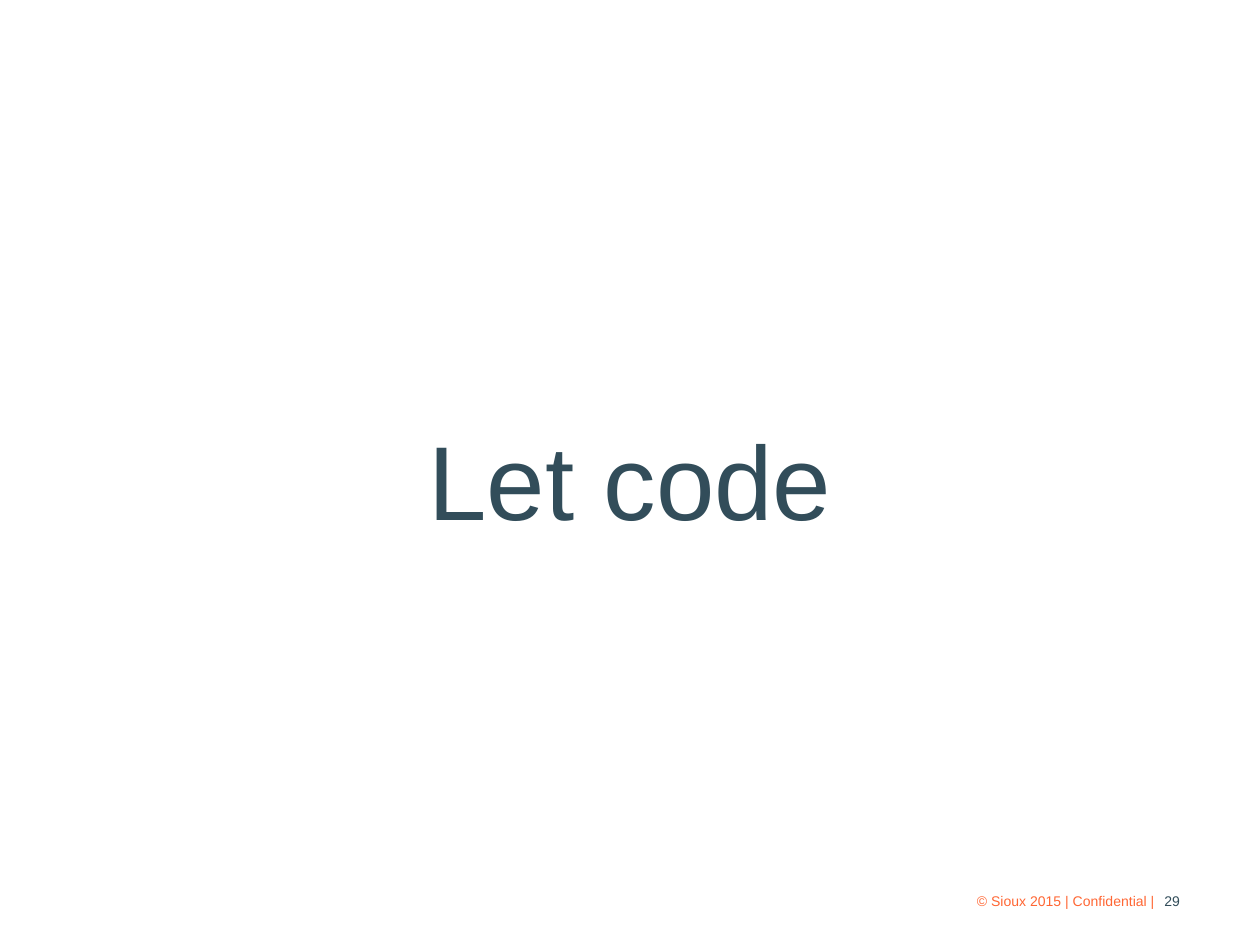
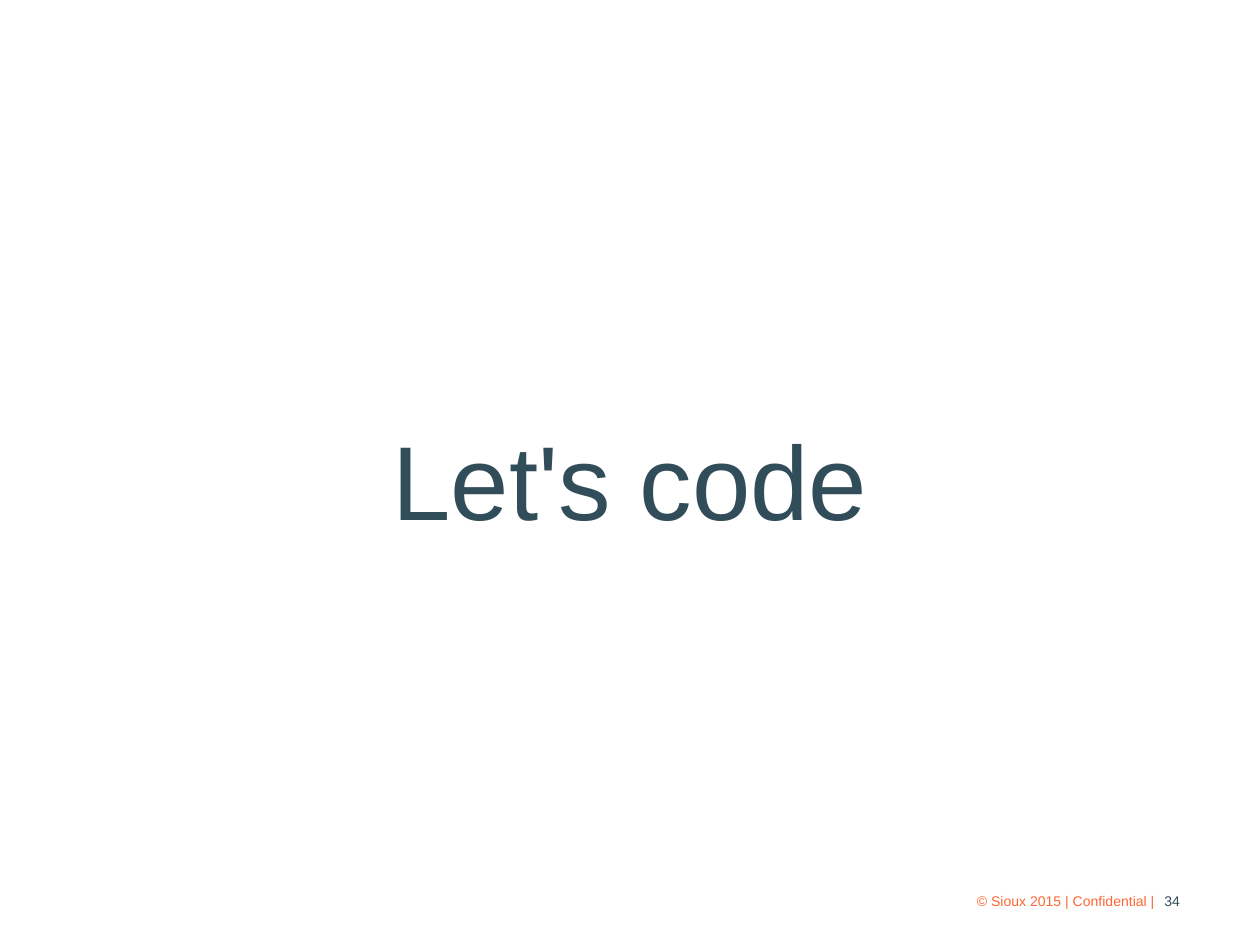
Before and after one commit to QuanTran91/SiouxCommunity, a slide deck: slide 34 of doc/Lecture 5 - 2015.09.26 Design Pattern.pptx (slide 29 before the commit). Drawn at 1260x945 pixels with LibreOffice and Linux fonts; fonts in the diff are those of the drawing; background and template pictures are left out. Boxes give left, top, right and bottom in pixels: in the first picture for what was removed or moved away, otherwise in the second. Text is boxed around its words. In the diff, an @@ line names an element or a change of style, - is before the commit and + after.

```diff
--- a/doc/Lecture 5 - 2015.09.26 Design Pattern.pptx
+++ b/doc/Lecture 5 - 2015.09.26 Design Pattern.pptx
@@ text at [392,444,868,521]: text changed @@
-Let code
+Let's code
@@ page number at [1164,896,1180,906]: text changed @@
-29
+34
```
Also in this commit, not shown: 5 other slides changed.
